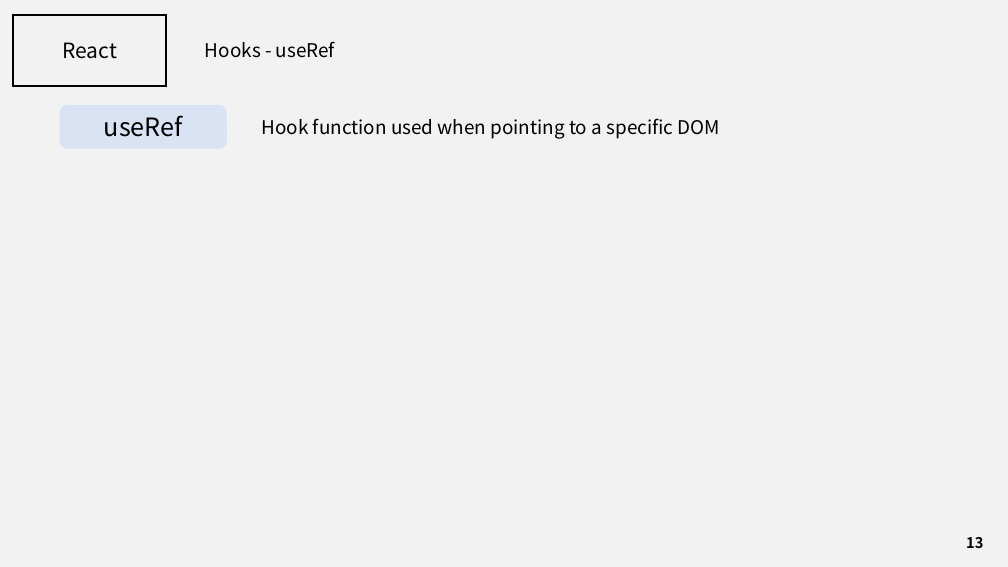
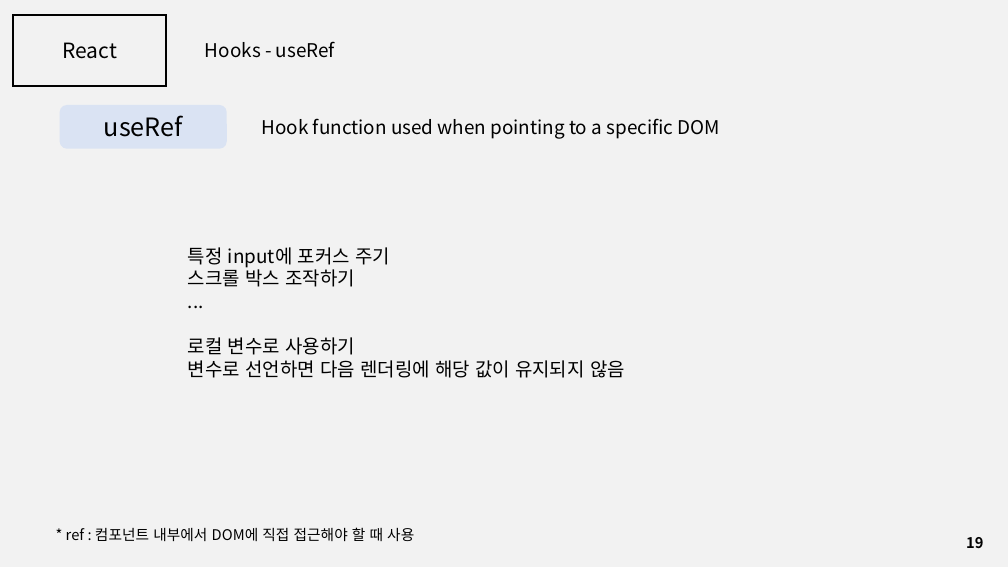
Before and after one commit to J3SUNG/Seminar, a slide deck: slide 19 of 210215_React_2.pptx (slide 13 before the commit). Drawn at 1008x567 pixels with LibreOffice and Linux fonts; fonts in the diff are those of the drawing. Boxes give left, top, right and bottom in pixels: in the first picture for what was removed or moved away, otherwise in the second. Text is boxed around its words. In the diff, an @@ line names an element or a change of style, - is before the commit and + after.

```diff
--- a/210215_React_2.pptx
+++ b/210215_React_2.pptx
@@ text added at [188,247,625,378], 18 pt, text #000000 @@
+특정 input에 포커스 주기
+스크롤 박스 조작하기
+...
+로컬 변수로 사용하기
+변수로 선언하면 다음 렌더링에 해당 값이 유지되지 않음
@@ text added at [66,527,414,541], 14 pt, text #000000 @@
+* ref : 컴포넌트 내부에서 DOM에 직접 접근해야 할 때 사용
@@ page number at [966,537,983,548]: text changed @@
-13
+19
```
Also in this commit, not shown: 4 other slides changed, 9 slides added, 1 other file.
